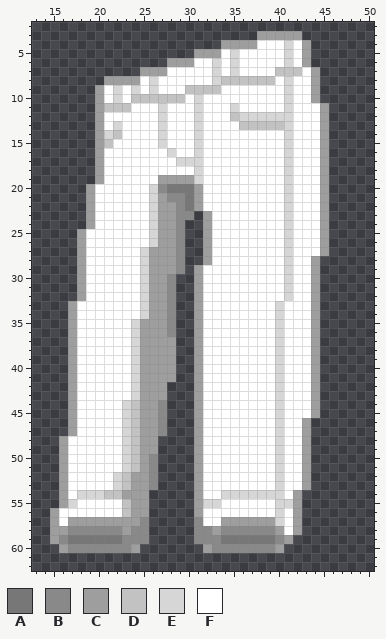
Two states of a pixel-art sprite, BelNix/Assets/Resources/Items/Armor/ClothPants.png. Above: the version before the commit.
The file is 64x64 pixels. Colours within 5 levels of each other are drawn and written as one. Shown: x 13..50, y 2..62.
Palette (. is transparent): A #777777  B #898989  C #9e9e9e  D #c2c2c2  E #d6d6d6  F #ffffff
Pixels before, first column x 15:
 3 .......................CCCCC...
 4 ...................CCCCFFFEFC..
 5 ................CCCFEFFFFFEFC..
 6 .............CCCFFEFEFFFFFEFC..
 7 ..........CCCFFFFFEFEFFFFDDDFC.
 8 ......CCCCFEFFFFFFEDDDDDDFEFFC.
 9 .....CFEFEFEFFFDDDDFFFFFFFEFFC.
10 .....CFEFDDDDDDFEFFFFFFFFFEFFC.
11 .....CDDDFFFEFFFEFFFEFFFFFEFFFC
12 .....CFFFFFFEFFFEFFFDEEEEEEFFFC
13 .....CFEFFFFEFFFEFFFFDDDDDEFFFC
14 .....CEDFFFFEFFFEFFFFFFFFFEFFFC
15 .....CDFFFFFEFFFEFFFFFFFFFEFFFC
16 .....CFFFFFFFEFFEFFFFFFFFFEFFFC
17 .....CFFFFFFFFEEEFFFFFFFFFEFFFC
18 .....CFFFFFFFFFFEFFFFFFFFFEFFFC
19 .....CFFFFFFCCCCEFFFFFFFFFEFFFC
20 ....CFFFFFFEBAAACFFFFFFFFFEFFFC
21 ....CFFFFFFECBBACFFFFFFFFFEFFFC
22 ....CFFFFFFECCBACFFFFFFFFFEFFFC
23 ....CFFFFFFECCBB.CFFFFFFFFEFFFC
24 ....CFFFFFFECCB..CFFFFFFFFEFFFC
25 ...CFFFFFFFECCB..CFFFFFFFFEFFFC
26 ...CFFFFFFFECCB..CFFFFFFFFEFFFC
27 ...CFFFFFFECCCB..CFFFFFFFFEFFFC
28 ...CFFFFFFECCCB..CFFFFFFFFEFFC.
29 ...CFFFFFFECCCB.CFFFFFFFFFEFFC.
30 ...CFFFFFFECCB..CFFFFFFFFFEFFC.
31 ...CFFFFFFECCB..CFFFFFFFFFEFFC.
32 ...CFFFFFFECCB..CFFFFFFFFFEFFC.
33 ..CFFFFFFFECCB..CFFFFFFFFEFFFC.
34 ..CFFFFFFFECCB..CFFFFFFFFEFFFC.
35 ..CFFFFFFECCCB..CFFFFFFFFEFFFC.
36 ..CFFFFFFECCCB..CFFFFFFFFEFFFC.
37 ..CFFFFFFECCCC..CFFFFFFFFEFFFC.
38 ..CFFFFFFECCCC..CFFFFFFFFEFFFC.
39 ..CFFFFFFECCCC..CFFFFFFFFEFFFC.
40 ..CFFFFFFECCCC..CFFFFFFFFEFFFC.
41 ..CFFFFFFECCCC..CFFFFFFFFEFFFC.
42 ..CFFFFFFECCC...CFFFFFFFFEFFFC.
43 ..CFFFFFFECCC...CFFFFFFFFEFFFC.
44 ..CFFFFFEDCCB...CFFFFFFFFEFFFC.
45 ..CFFFFFEDCCB...CFFFFFFFFEFFFC.
46 ..CFFFFFEDCCB...CFFFFFFFFEFFC..
47 ..CFFFFFEDCCB...CFFFFFFFFEFFC..
48 .CFFFFFFEDCC....CFFFFFFFFEFFC..
49 .CFFFFFFEDCC....CFFFFFFFFEFFC..
50 .CFFFFFFEDCB....CFFFFFFFFEFFC..
51 .CFFFFFFEDCB....CFFFFFFFFEFFC..
52 .CFFFFFEDCCB....CFFFFFFFFEFFC..
53 .CFFFFFEDCCB....CFFFFFFFFEFFC..
54 .CFEEEDDCCC.....CFFEEEEEEEFC...
55 .CEFFFFFDCC.....CEEFFFFFFEEC...
56 CFFFFFFFDCC.....CFFFFFFFFEFC...
57 CFCCCCCCCCB.....BFFCCCCCCEFC...
58 CCBBBBBBCBB.....BBCBBBBBBCFC...
59 CBAAAAAABBB.....BBBAAAAAABC....
60 .CBBBBBBBC.......CBBBBBBBC.....
Now the later version:
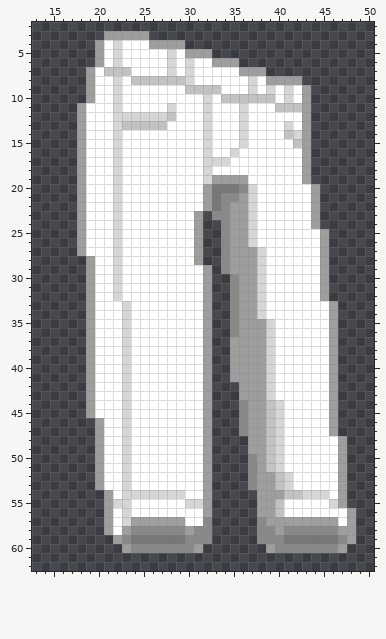
The edit:
Changed rows in their new state; - is an unchanged pixel.
first column x 15:
 3 ------CCCCC------------.....------
 4 -----CFEFFFCCCC----..........-----
 5 -----CFEFFFFFEFC--...........-----
 6 -----CFEFFFFFEFE--CCC........-----
 7 ----CFDDDFFFFE-E--F-FCCC......----
 8 ----CFFEFDDDDDDE--FFFFEFCCCC..----
 9 ----CF---F-F----------E-E---C.----
10 ----CF---FFFFFF-FE-DDDDDD---C.----
11 ---CFFFEF---FE--FE--FE---DDDC..---
12 ---CFF-EEEEE-D--FE--F-FFFFF-C..---
13 ---CFF--DDDDD---FE---EFFFF--C..---
14 ---CFFFE----F---FE---E----DEC..---
15 ---CFFFE----F---FE---E----FDC..---
16 ---CFF-E-----F--FE--E-----F-C..---
17 ---CFF-E------FFFEEE------F-C..---
18 ---CFF-E--------FE--------F-C..---
19 ---CFF-E----FFFFFECCCC----F-C..---
20 ---CF--E---FFFFFFCAAABE---F--C.---
21 ---CF--E---FFFFFFCABBCE---F--C.---
22 ---CF--E---FFFFFFCABCCE---F--C.---
23 ---CF--E---FFFFFC.BBCCE---F--C.---
24 ---CF--E---FFFFFC..BCCE---F--C.---
25 -------E---FFFFFC..BCCE---F-------
26 -------E---FFFFFC..BCCE---F-------
27 -------E--FFFFFFC..BCCCE--F-------
28 ---.C--E--FFFFFFC..BCCCE--F--FC---
29 ---.C--E--FFFFFFFC.BCCCE--F--FC---
30 ---.C--E--FFFFFFFC..BCCE--F--FC---
31 ---.C--E--FFFFFFFC..BCCE--F--FC---
32 ---.C--E--FFFFFFFC..BCCE--F--FC---
33 --..C---E-FFFFFFFC..BCCE-F---FFC--
34 --..C---E-FFFFFFFC..BCCE-F---FFC--
35 --..C---EFFFFFFFFC..BCCCEF---FFC--
36 --..C---EFFFFFFFFC..BCCCEF---FFC--
37 --..C---EFFFFFFFFC..CCCCEF---FFC--
38 --..C---EFFFFFFFFC..CCCCEF---FFC--
39 --..C---EFFFFFFFFC..CCCCEF---FFC--
40 --..C---EFFFFFFFFC..CCCCEF---FFC--
41 --..C---EFFFFFFFFC..CCCCEF---FFC--
42 --..C---EFFFFFFFFC...CCCEF---FFC--
43 --..C---EFFFFFFFFC...CCCEF---FFC--
44 --..C----FFFFFFFFC...BCCD----FFC--
45 --..C----FFFFFFFFC...BCCD----FFC--
46 --...C---FFFFFFFFC...BCCD---FFFC--
47 --...C---FFFFFFFFC...BCCD---FFFC--
48 -....C---FFFFFFFFC....CCD---FFFFC-
49 -....C---FFFFFFFFC....CCD---FFFFC-
50 -....C---FFFFFFFFC....BCD---FFFFC-
51 -....C---FFFFFFFFC....BCD---FFFFC-
52 -....C-FEFFFFFFFFC....BCCDE-FFFFC-
53 -....C-FEFFFFFFFFC....BCCDE-FFFFC-
54 -.....CFEEEEEEEFFC.....CCCDDEEEFC-
55 -.....CEEFFFFFFEEC.....CCDFFFFFEC-
56 ......C-EFFFFFFFFC.....CCD-FFFFFFC
57 ......-FE-CCCCCFFB.....B-CC-CCCCFC
58 ......CF---BBBBC--.....---BBBBBBCC
59 .......C-AAAAAAB--.....BB-AAAAAABC
60 -.......CBBBBBBBC.......CBBBBBBBC-
Boxes around the changes in both pictures, in picture pixels (x1, y1, x2, y2):
changed: (50, 31, 356, 553)
